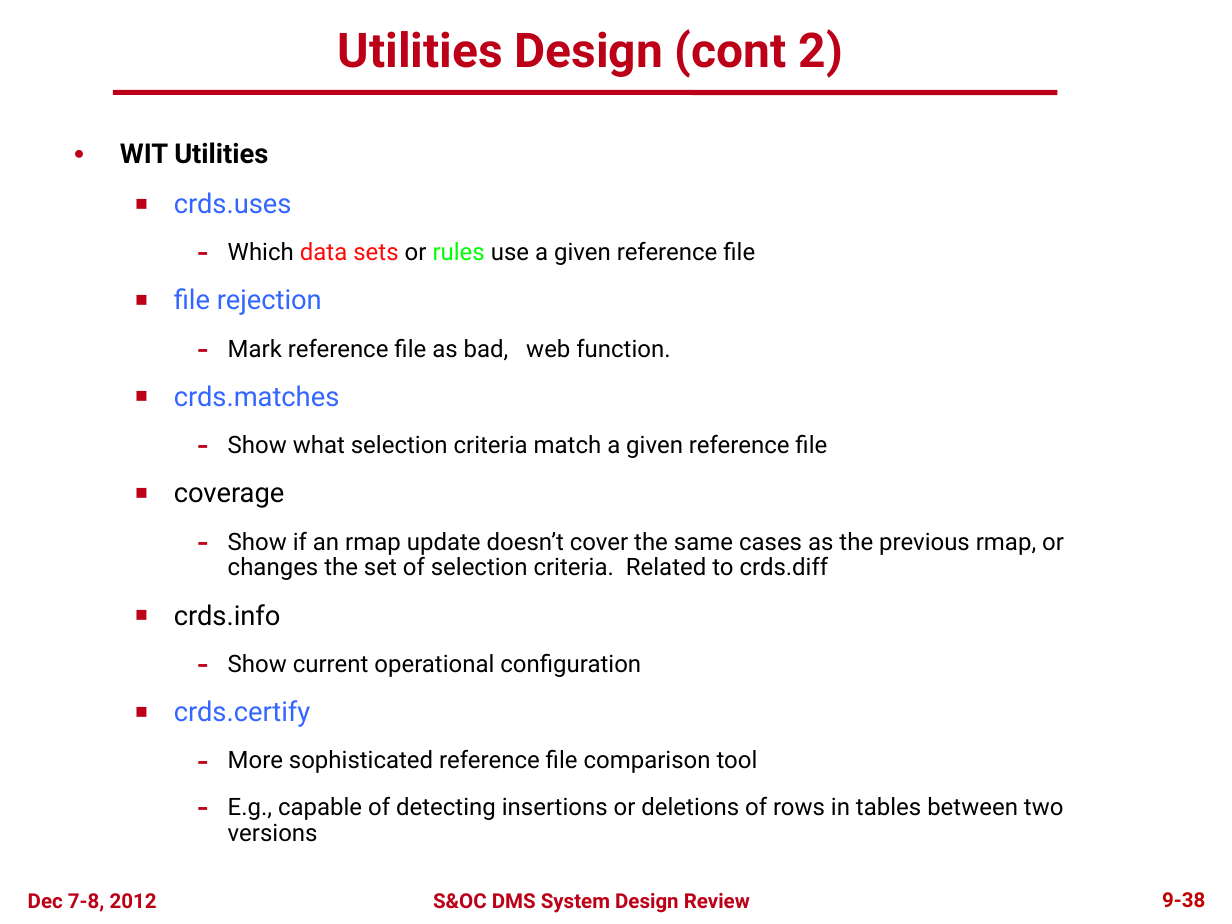
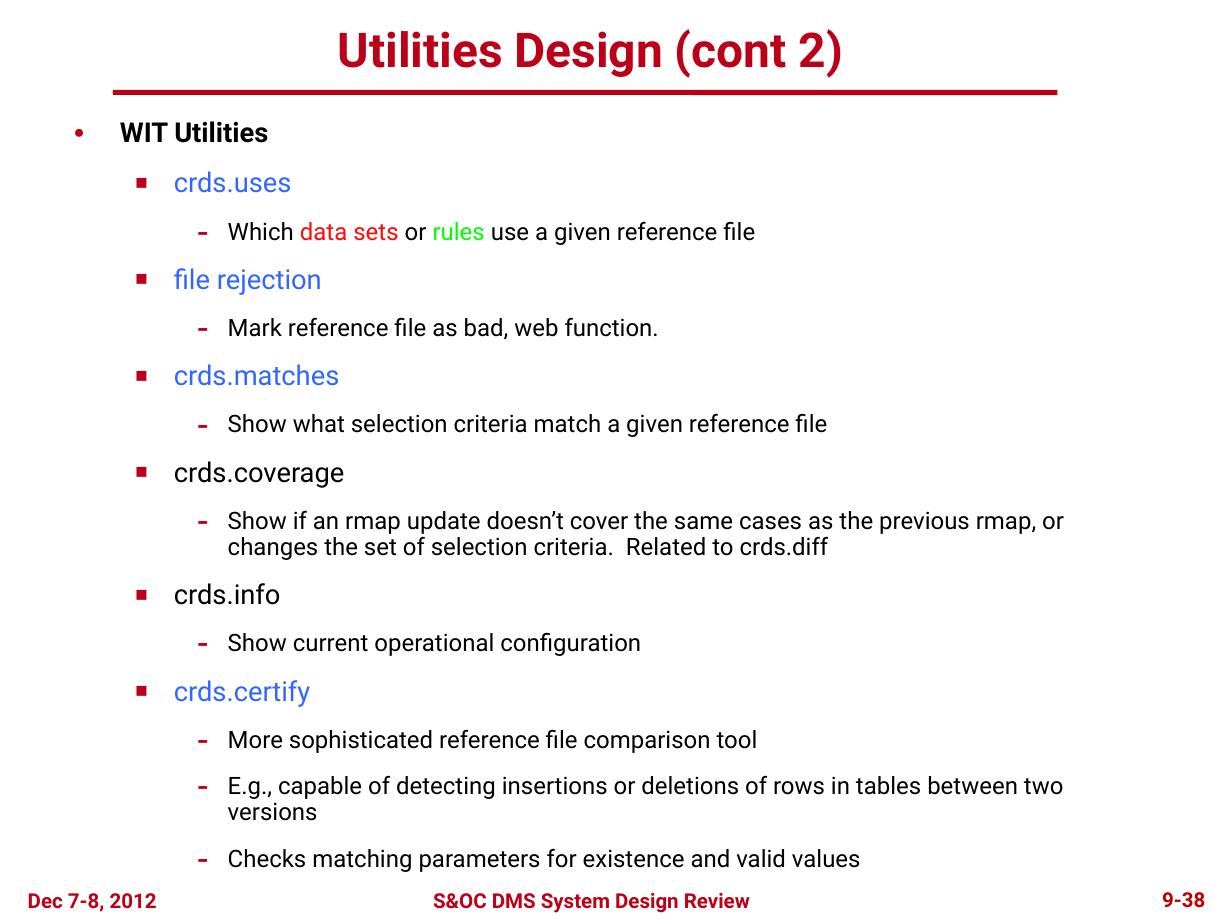
Before and after one commit to spacetelescope/crds, a slide deck: slide 37 of docs/DMS_SDR2_09_CRDS_final.pptx. Drawn at 1232x924 pixels with LibreOffice and Linux fonts; fonts in the diff are those of the drawing; background and template pictures are left out. Boxes give left, top, right and bottom in pixels: in the first picture for what was removed or moved away, otherwise in the second. Text is boxed around its words. In the diff, an @@ line names an element or a change of style, - is before the commit and + after.

```diff
--- a/docs/DMS_SDR2_09_CRDS_final.pptx
+++ b/docs/DMS_SDR2_09_CRDS_final.pptx
@@ text at [120, 121, 1064, 821]: paragraph added @@
+    – Checks matching parameters for existence and valid values
@@ text "WIT Utilities": place and size @@
-text "WIT Utilities" at [120, 142, 1064, 842]
+text "WIT Utilities" at [120, 121, 1064, 821]
@@ text at [174, 461, 345, 488]: text changed @@
-  ■ coverage
+  ■ crds.coverage
```
Also in this commit, not shown: 5 other slides changed.
